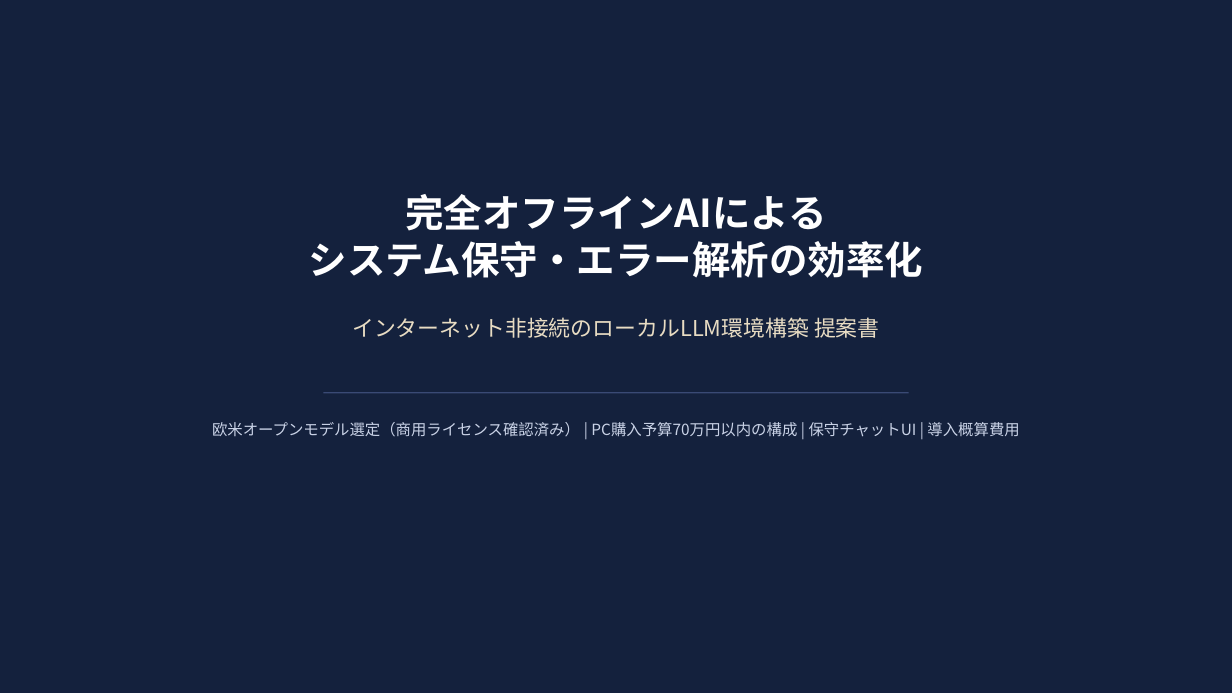
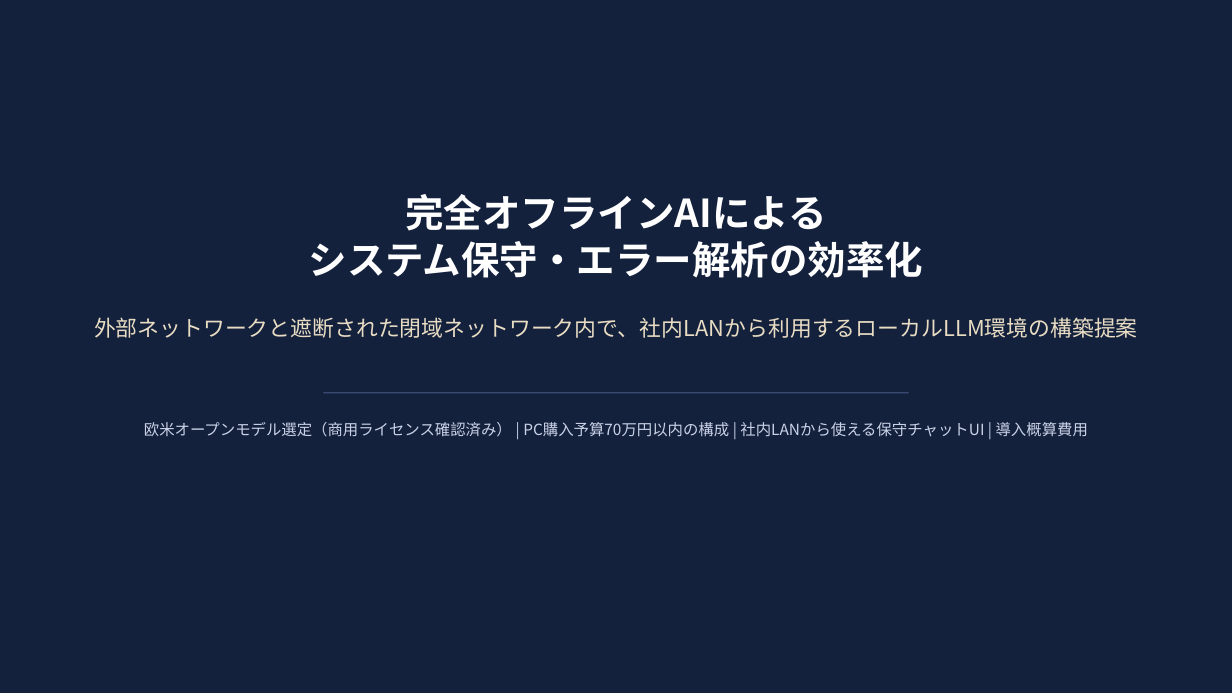
Before and after one commit to EN-Office/EN-Office, a slide deck: slide 1 of docs/proposal/local_llm_proposal_v3.pptx. Drawn at 1232x693 pixels with LibreOffice and Linux fonts; fonts in the diff are those of the drawing. Boxes give left, top, right and bottom in pixels: in the first picture for what was removed or moved away, otherwise in the second. Text is boxed around its words. In the diff, an @@ line names an element or a change of style, - is before the commit and + after.

```diff
--- a/docs/proposal/local_llm_proposal_v3.pptx
+++ b/docs/proposal/local_llm_proposal_v3.pptx
@@ text at [94, 317, 1138, 338]: text changed @@
-インターネット非接続のローカルLLM環境構築 提案書
+外部ネットワークと遮断された閉域ネットワーク内で、社内LANから利用するローカルLLM環境の構築提案
@@ text at [144, 422, 1088, 437]: text changed @@
-欧米オープンモデル選定（商用ライセンス確認済み） | PC購入予算70万円以内の構成 | 保守チャットUI | 導入概算費用
+欧米オープンモデル選定（商用ライセンス確認済み） | PC購入予算70万円以内の構成 | 社内LANから使える保守チャットUI | 導入概算費用
```
Also in this commit, not shown: 6 other slides changed, 2 other files.
